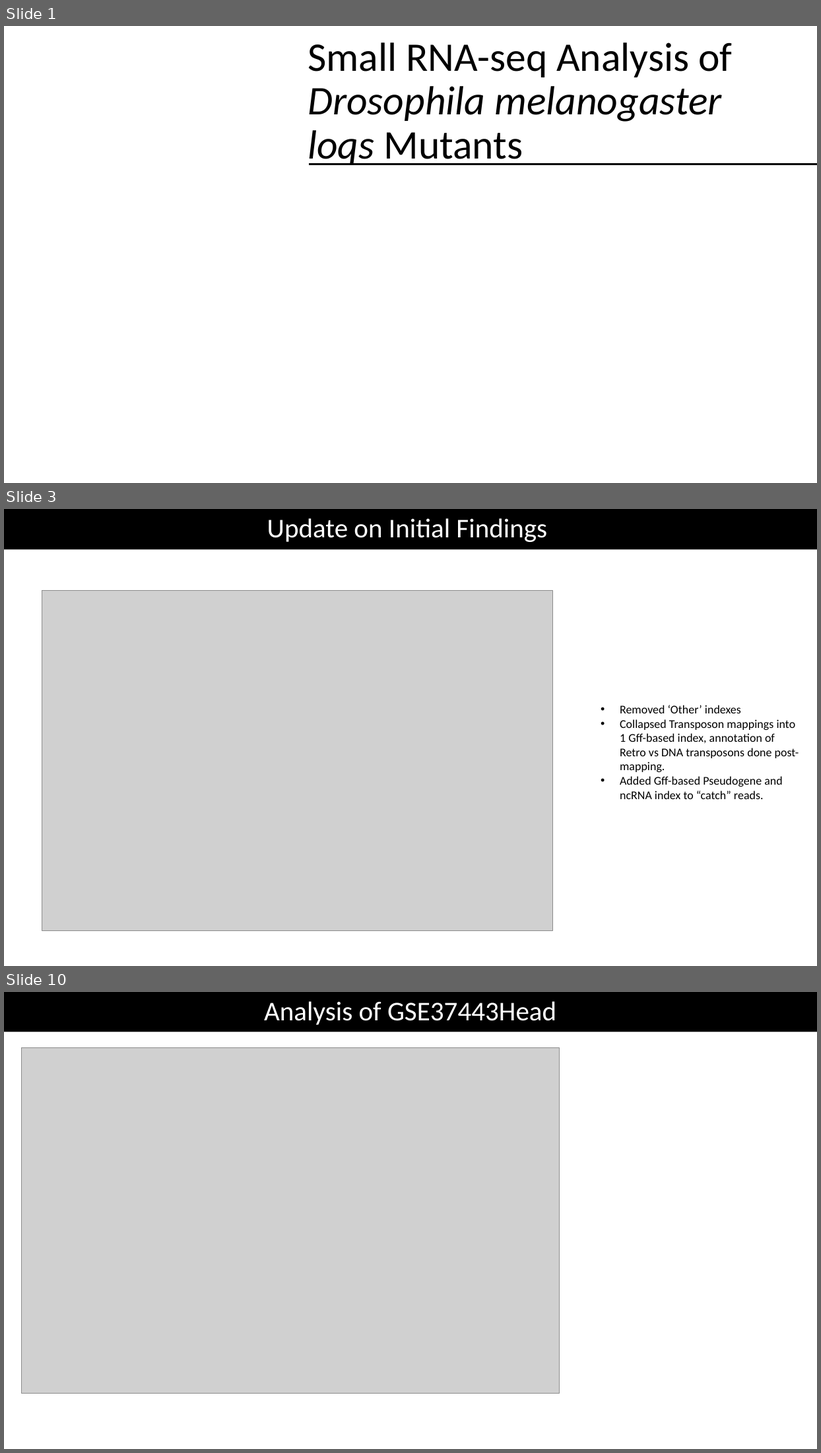
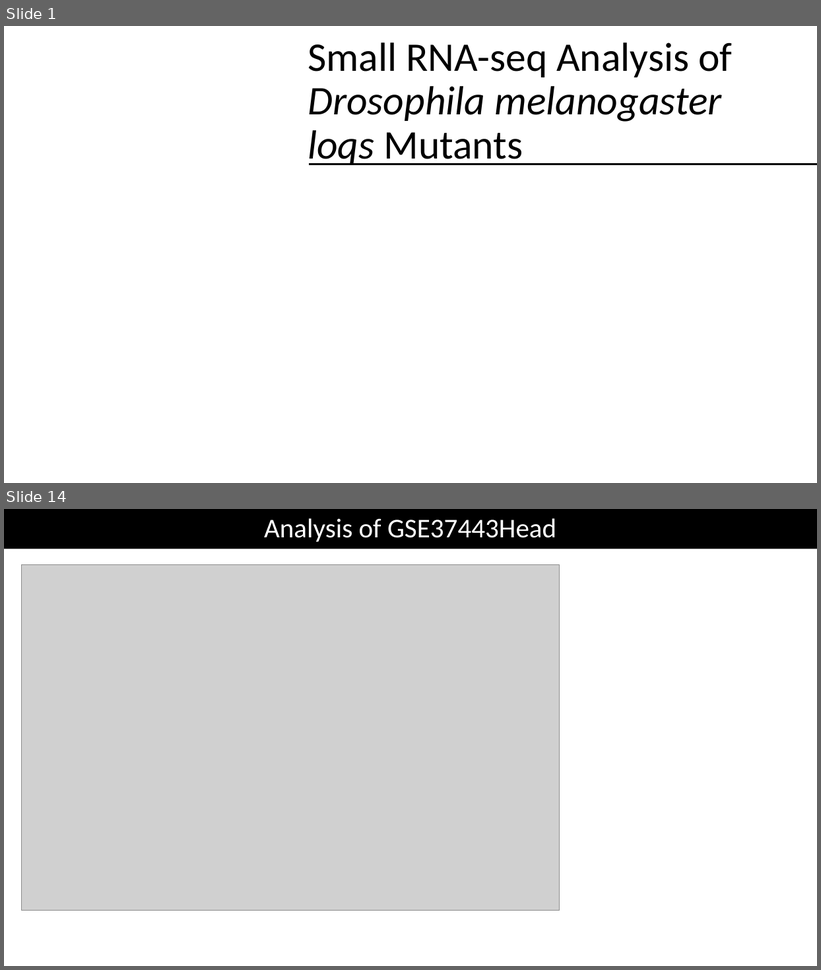
Before and after one commit to jinweelee/notebooks, a slide deck: recent_papers/presentation/Small RNA-seq Analysis of.pptm. Shown one above the other, each under a label of ours: slides 1, 3 and 10 before the commit, slides 1 and 14 after it; the slides between them are not shown. The pictures are 821x1453 and 821x970 pixels, drawn with LibreOffice and Linux fonts; fonts in the diff are those of the drawing; grey boxes stand for pictures. Boxes give left, top, right and bottom in pixels: in the first picture for what was removed or moved away, otherwise in the second. Text is boxed around its words. In the diff, an @@ line names an element or a change of style, - is before the commit and + after.

```diff
--- a/recent_papers/presentation/Small RNA-seq Analysis of.pptm
+++ b/recent_papers/presentation/Small RNA-seq Analysis of.pptm
@@ slide 3 removed at (4, 509, 817, 966), background #FFFFFF @@
@@ rectangle removed at (4, 509, 817, 549) @@
-Update on Initial Findings
@@ picture removed at (42, 590, 553, 931) @@
@@ text removed at (620, 705, 799, 799) @@
-• Removed ‘Other’ indexes
-• Collapsed Transposon mappings into 1 Gff-based index, annotation of Retro vs DNA transposons done post-mapping.
-• Added Gff-based Pseudogene and ncRNA index to “catch” reads.
@@ what was slide 10 is now slide 14 @@
```
Also in this commit, not shown: 5 slides changed, 8 slides added, 2 other slides removed, 4 other files.
